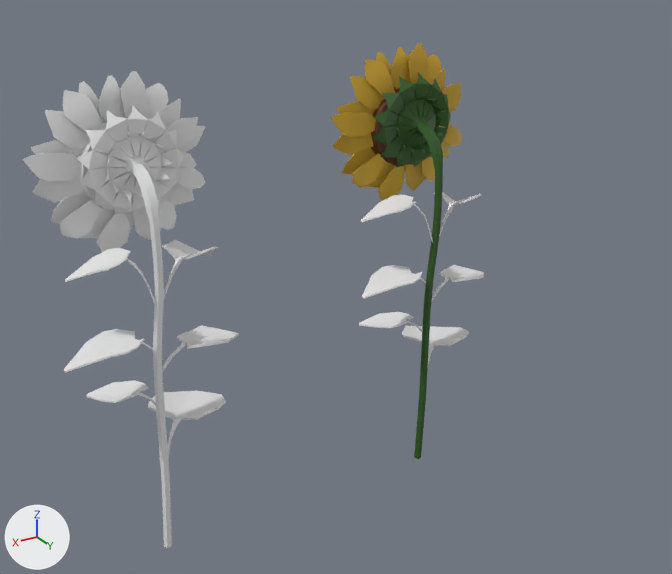
An edit to the Blender file Plants/Sunflower.blend, drawn before and after from the same camera.
The view is the same before and after, from a camera (50 mm lens) standing at (4.7, 6.09, 5.02) and looking at (0.76, -0.46, 1.74). The lights are fixed; the arrows at lower left show +X, +Y and +Z.
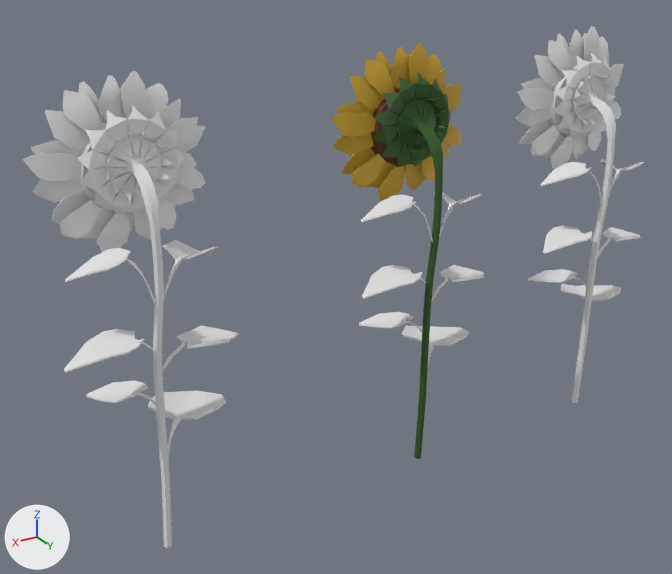
Changed parts and their boxes [x1, y1, x2, y2] in the pictures (672 x 574 px):
'Circle.005', added: after [516, 26, 644, 403]

What changed in the scene script:
```text
Add me_circle_010:
    me_circle_010.from_pydata(...)  # 1373 vertices, 1290 faces; spans x -0.69..0.77, y -0.22..0.65, z -3.14..0.64
    me_circle_010.polygons.foreach_set('use_smooth', [True] * 1290)
Add ob_circle_005:
    ob_circle_005 = bpy.data.objects.new('Circle.005', me_circle_010)
    ob_circle_005.location = (-2.004, -0.491, 3.151)
```
